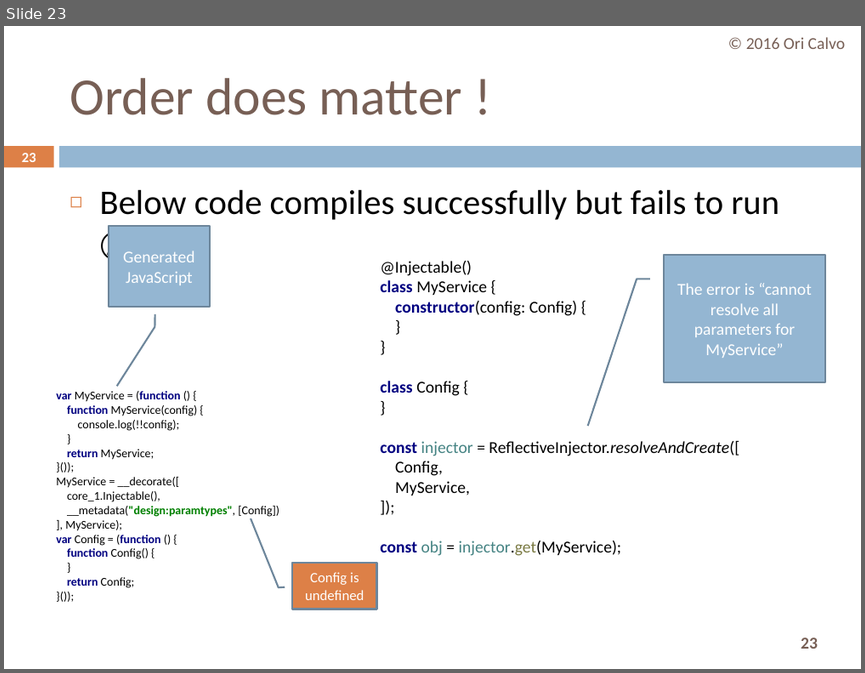
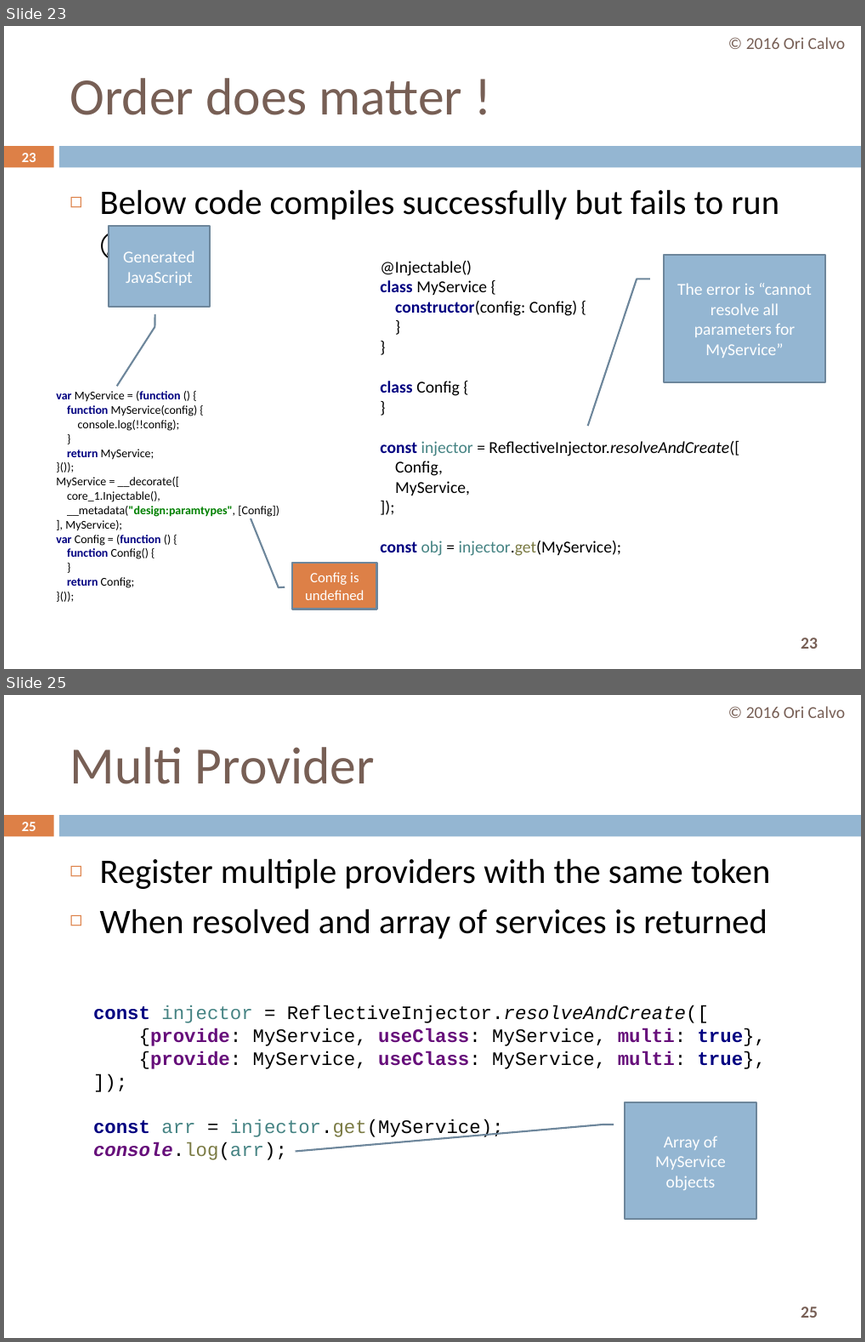
Before and after one commit to oricalvo/course-angular, a slide deck: PPTs/02 Dependency Injection.pptx. Shown one above the other, each under a label of ours: slide 23 before the commit, slides 23 and 25 after it; the slides between them are not shown. The pictures are 865x673 and 865x1342 pixels, drawn with LibreOffice and Linux fonts; fonts in the diff are those of the drawing. Boxes give left, top, right and bottom in pixels: in the first picture for what was removed or moved away, otherwise in the second. Text is boxed around its words. In the diff, an @@ line names an element or a change of style, - is before the commit and + after.

```diff
--- a/PPTs/02 Dependency Injection.pptx
+++ b/PPTs/02 Dependency Injection.pptx
@@ slide 25 added at (x1=4, y1=695, x2=861, y2=1338), background #FFFFFF; not listed: 3 template elements that a slide beside it also shows @@
@@ text added at (x1=746, y1=706, x2=845, y2=718), 14 pt, text #775F55 @@
+© 2016 Ori Calvo
@@ title added at (x1=69, y1=747, x2=375, y2=784), 44 pt, text #775F55 @@
+Multi Provider
@@ page number added at (x1=22, y1=822, x2=36, y2=831), 11.9 pt, text #FFFFFF, bold @@
+25
@@ text added at (x1=100, y1=858, x2=770, y2=939), 29 pt, text #000000 @@
+◻ Register multiple providers with the same token
+◻ When resolved and array of services is returned
@@ text added at (x1=93, y1=1005, x2=766, y2=1160), 16 pt, text #000000 @@
+const injector = ReflectiveInjector.resolveAndCreate([
+{provide: MyService, useClass: MyService, multi: true},
+{provide: MyService, useClass: MyService, multi: true},
+]);
+const arr = injector.get(MyService);
+console.log(arr);
@@ border callout added at (x1=624, y1=1103, x2=756, y2=1219), fill #94B6D2, outline #6D879B 1.5 pt, 14 pt, text #FFFFFF @@
+Array of MyService objects
```
Also in this commit, not shown: 1 slide changed, 11 other files.
